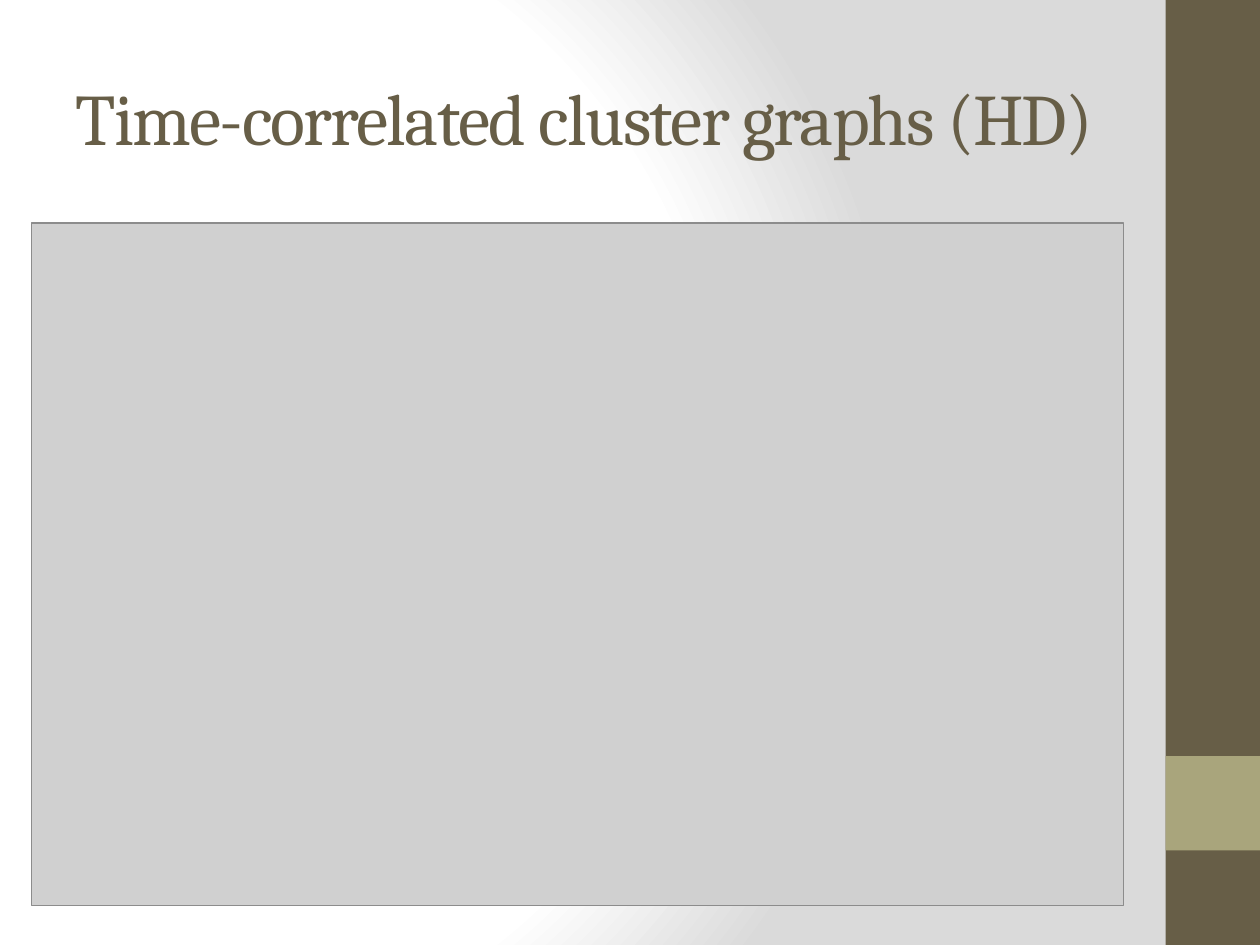
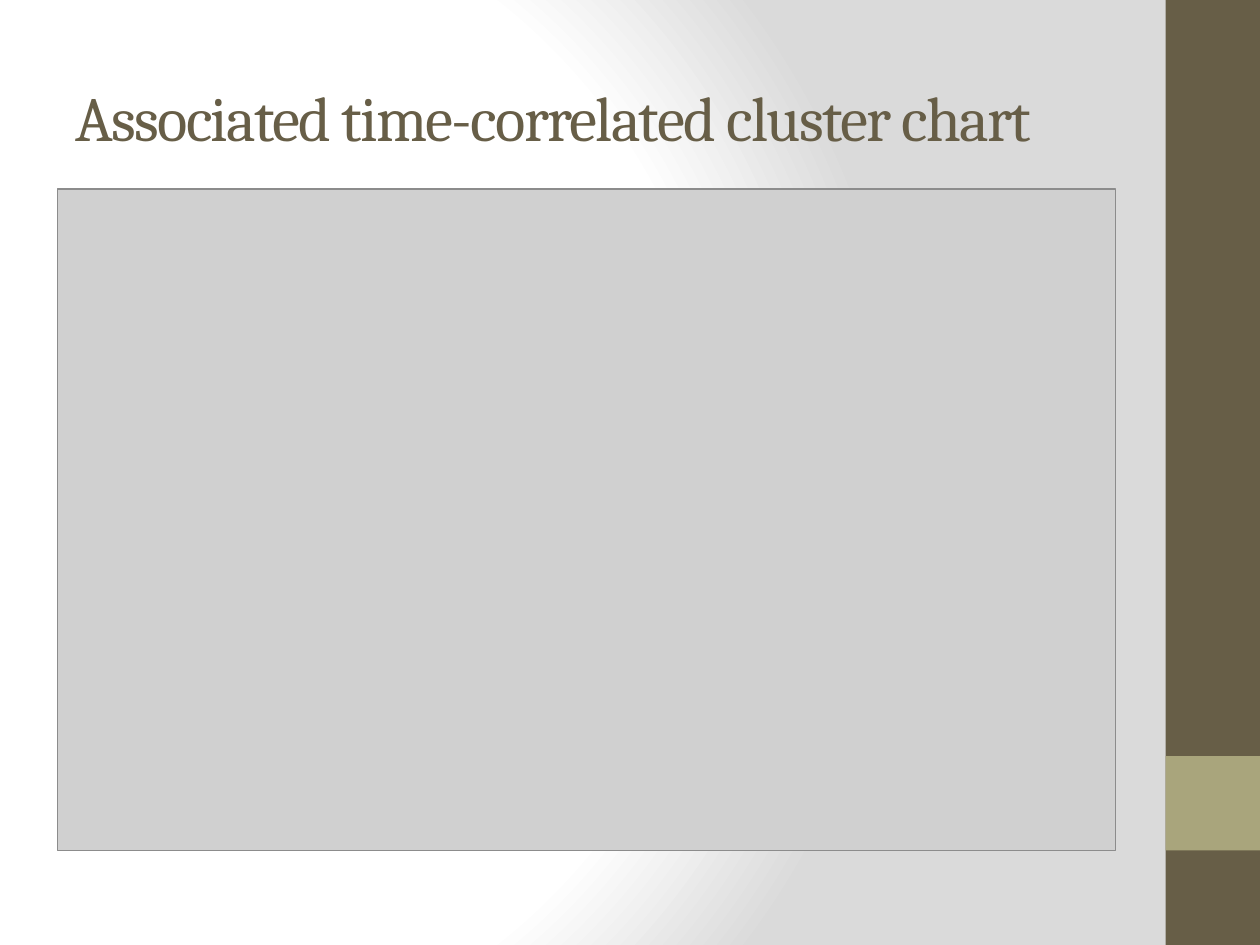
Before and after one commit to hemakumar/Data-Analysis_Group4c, a slide deck: slide 8 of paper/Integrated Data Center Power and Cooling Analysis.pptx. Drawn at 1260x945 pixels with LibreOffice and Linux fonts; fonts in the diff are those of the drawing; grey boxes stand for pictures. Boxes give left, top, right and bottom in pixels: in the first picture for what was removed or moved away, otherwise in the second. Text is boxed around its words. In the diff, an @@ line names an element or a change of style, - is before the commit and + after.

```diff
--- a/paper/Integrated Data Center Power and Cooling Analysis.pptx
+++ b/paper/Integrated Data Center Power and Cooling Analysis.pptx
@@ title at <box>76,97,1032,142</box>: text changed; size 41.4 to 36 pt @@
-Time-correlated cluster graphs (HD)
+Associated time-correlated cluster chart
@@ picture: place and size @@
-picture at <box>32,223,1124,906</box>
+picture at <box>58,189,1116,850</box>
```
Also in this commit, not shown: 6 other slides changed, 1 slide added, 1 slide removed, 1 other file.
